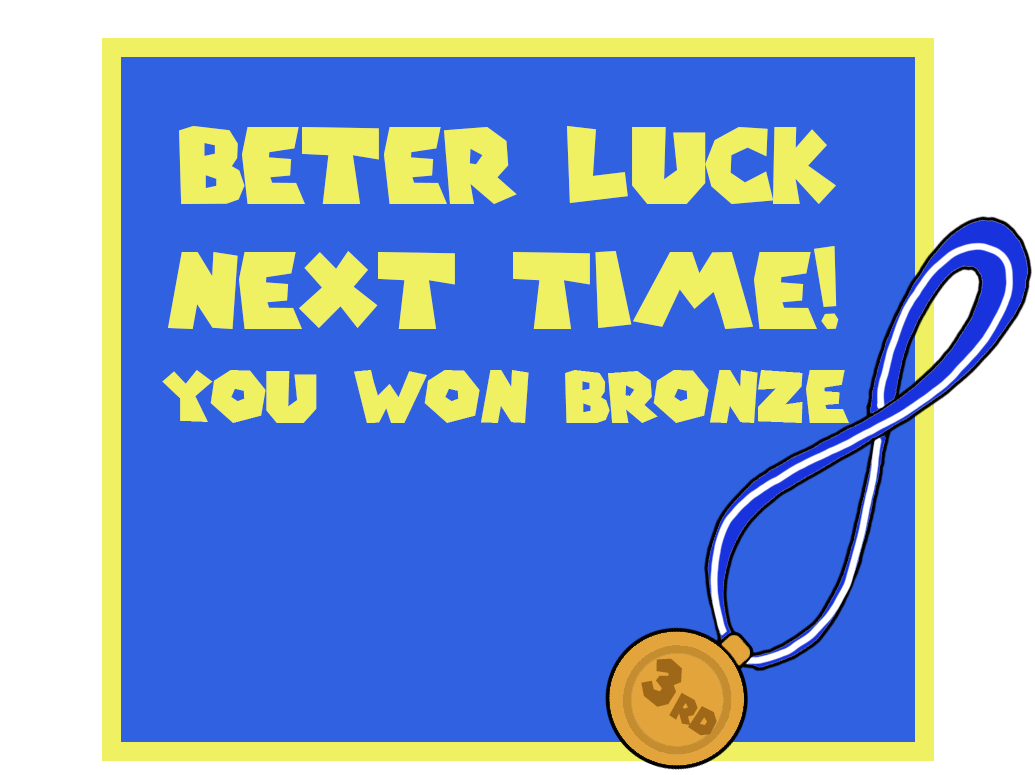
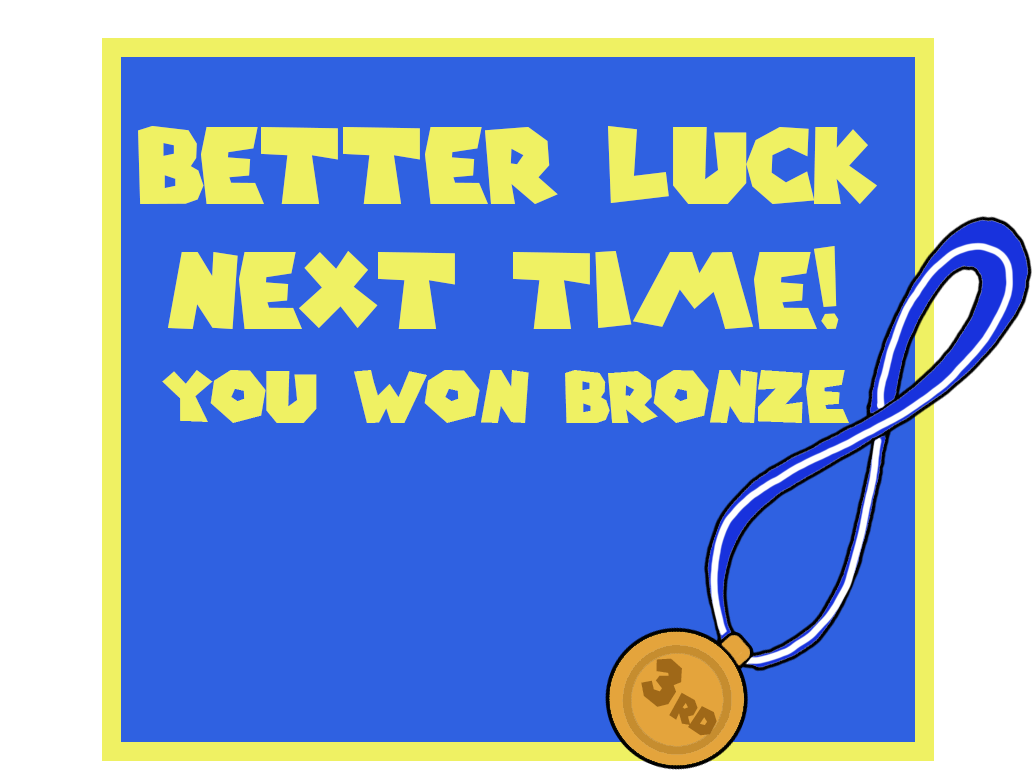
Layers edited between the first and the second (1035, 775) image:
renamed "Beter luck next time! You won bronze" to "Better luck next time! You won bronze", painted on it over [138,126,877,204]
